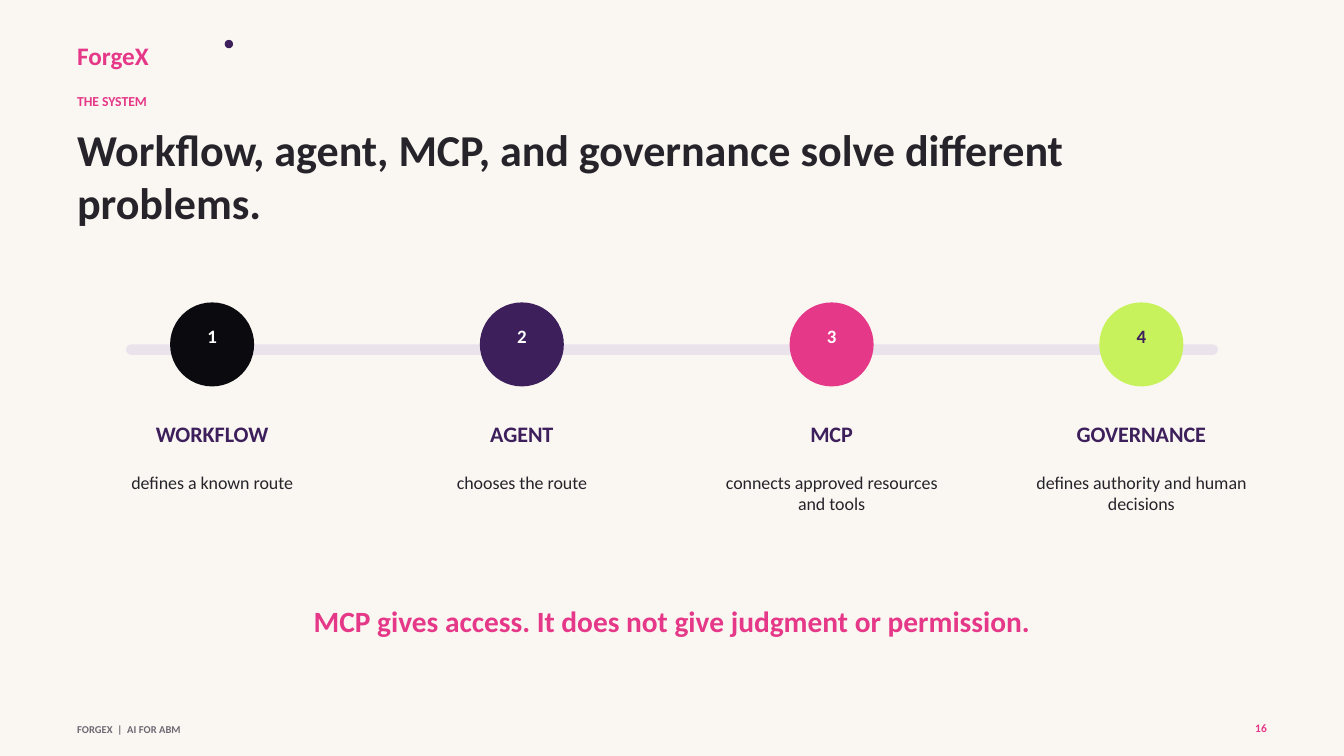
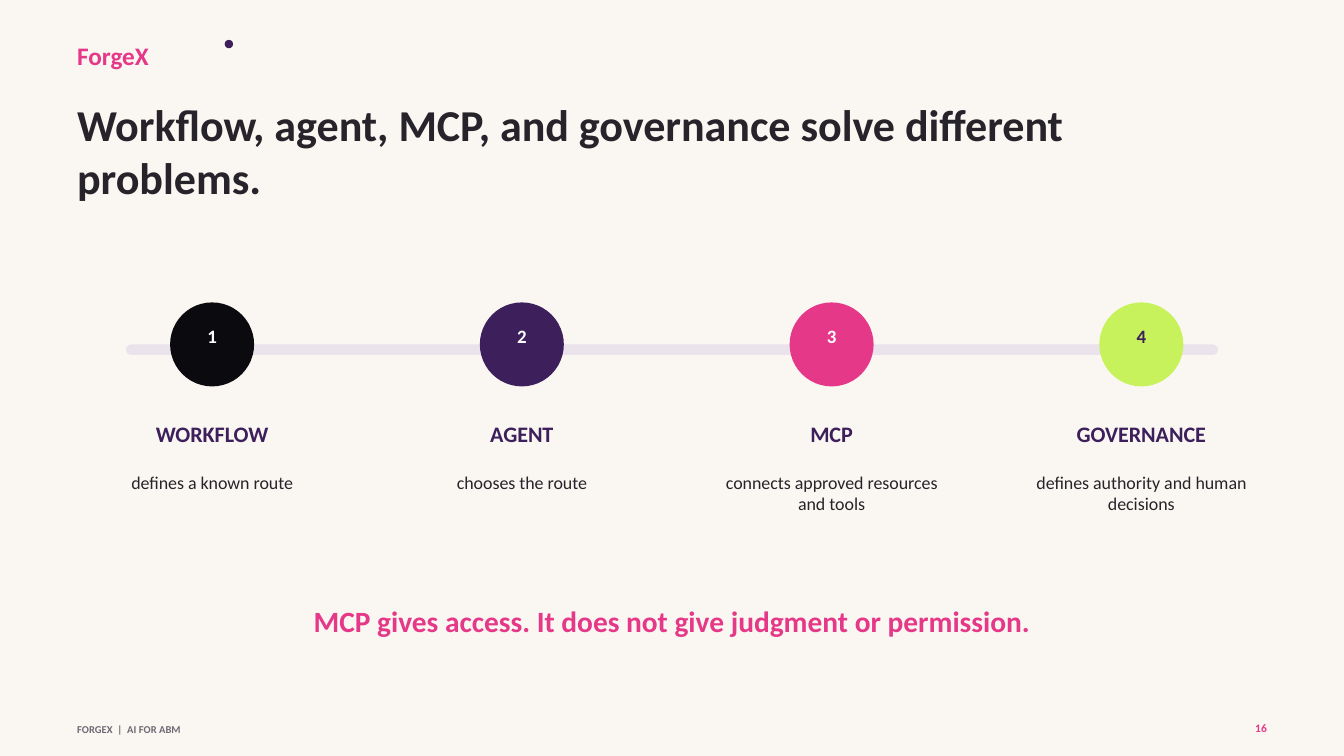
Before and after one commit to 0xTrey/forgex-practical-abm-skills, a slide deck: slide 16 of webinar/2026-09-17-ai-for-abm-foundations/deliverables/forgex-ai-for-abm-webinar-deck.pptx. Drawn at 1344x756 pixels with LibreOffice and Linux fonts; fonts in the diff are those of the drawing. Boxes give left, top, right and bottom in pixels: in the first picture for what was removed or moved away, otherwise in the second. Text is boxed around its words. In the diff, an @@ line names an element or a change of style, - is before the commit and + after.

```diff
--- a/webinar/2026-09-17-ai-for-abm-foundations/deliverables/forgex-ai-for-abm-webinar-deck.pptx
+++ b/webinar/2026-09-17-ai-for-abm-foundations/deliverables/forgex-ai-for-abm-webinar-deck.pptx
@@ text "Workflow, agent, MCP, and governance ...": place and size @@
-text "Workflow, agent, MCP, and governance ..." at bbox=[77, 135, 1063, 226]
+text "Workflow, agent, MCP, and governance ..." at bbox=[77, 110, 1063, 201]
@@ text removed at bbox=[77, 97, 147, 106] @@
-THE SYSTEM
```
Also in this commit, not shown: 20 other slides changed, 34 other files.
